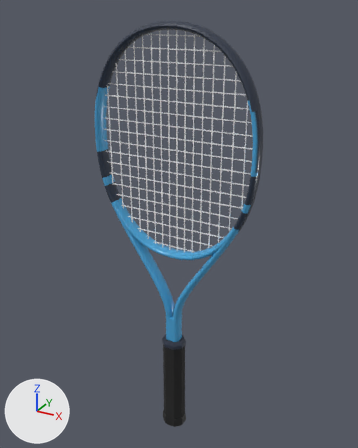
The glTF model assets/realistic/babolat-pure-drive-team-2025.glb as it was, and as the next commit left it.
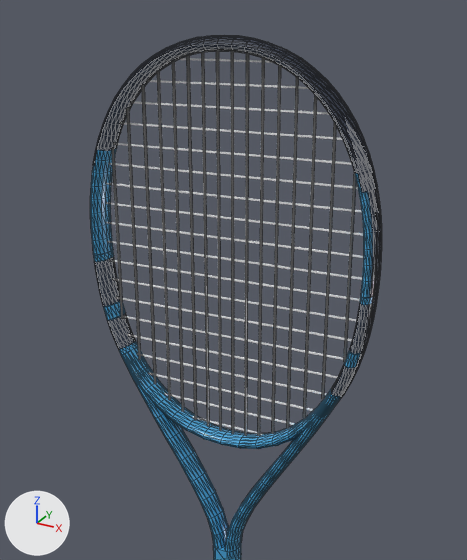
The first picture shows the older version from a 50 mm lens placed at (0.345, -0.609, 0.703), pointed at (-0.002, 0.021, 0.388). The close-ups show the older and then the newer version on the part from 12% to 87% of the width and 0% to 72% of the height of that picture. Only the edits that show in the close-ups are written down. The axes (+X, +Y, +Z) are drawn at lower left. The lights are the same throughout. The close-ups show mesh edges as thin lines. Where no turn or scale is listed for an object, it has been applied to the vertices. Vertices at exactly the same position are counted once.

The first close-up shows 'bumper', 'frame', 'grommets', 'strings_crosses', 'strings_mains'.
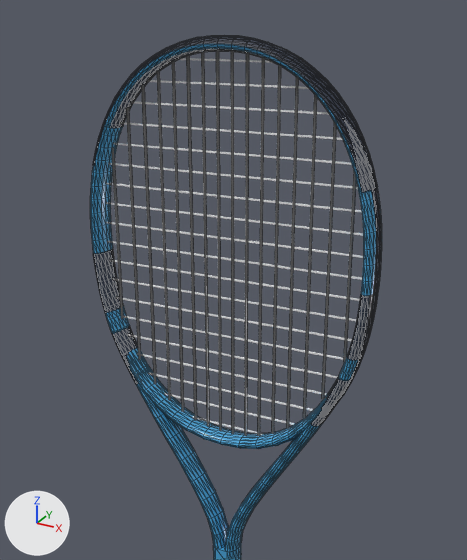
Location of each change, [x1, y1, x2, y2] in pixels of the close-ups (467 x 560 px; the box of a moved part takes in the faces that stretch with it):
part 1 of me_frame, moved or reshaped
    before: [94, 250, 138, 355]
    after: [92, 236, 147, 398]
part 2 of me_frame, moved or reshaped
    before: [328, 295, 373, 401]
    after: [302, 280, 374, 437]
part 3 of me_frame, moved or reshaped
    before: [95, 146, 117, 161]
    after: [102, 122, 124, 136]
part 4 of me_frame, moved or reshaped
    before: [354, 170, 360, 185]
    after: [344, 139, 351, 155]
part 5 of me_frame, recoloured
    both: [98, 44, 376, 420]

The change, as a diff of the scene's bpy script:
```diff
--- a/assets/realistic/babolat-pure-drive-team-2025.glb.py
+++ b/assets/realistic/babolat-pure-drive-team-2025.glb.py
@@ me_frame @@
 # used by ob_frame; location = (0.0, 0.0, 0.4319)
-me_frame.from_pydata(...)  # 1816 vertices, 3572 faces; spans x -0.134..0.134, y -0.013..0.013, z -0.254..0.254
+me_frame.from_pydata(...)  # 1784 vertices, 3508 faces; spans x -0.134..0.134, y -0.013..0.013, z -0.254..0.254
+# me_frame part 1: 1 vertex moved within x -0.133, y 0.0, z 0.07; 80 vertices removed from x -0.133..-0.101, y -0.013..0.013, z -0.019..0.07; 64 vertices added at x -0.133..-0.084, y -0.013..0.013, z -0.05..0.072
+# me_frame part 2: 80 vertices removed from x 0.101..0.133, y -0.013..0.013, z -0.019..0.07; 64 vertices added at x 0.084..0.133, y -0.013..0.013, z -0.05..0.072
+# me_frame part 3: 16 vertices removed from x -0.122..-0.112, y -0.013..0.013, z 0.161..0.165; 16 vertices added at x -0.113..-0.104, y -0.013..0.013, z 0.18..0.185
+# me_frame part 4: 16 vertices removed from x 0.112..0.122, y -0.013..0.013, z 0.161..0.165; 16 vertices added at x 0.104..0.113, y -0.013..0.013, z 0.18..0.185
+# me_frame part 5: 656 kept faces spanning x -0.134..0.134, y -0.013..0.013, z -0.043..0.252 get new vertex colours; the middle colour goes from dark blue #2a3547 to blue #49a3d6
 me_frame.materials.append(mat_mat_frame)
```
